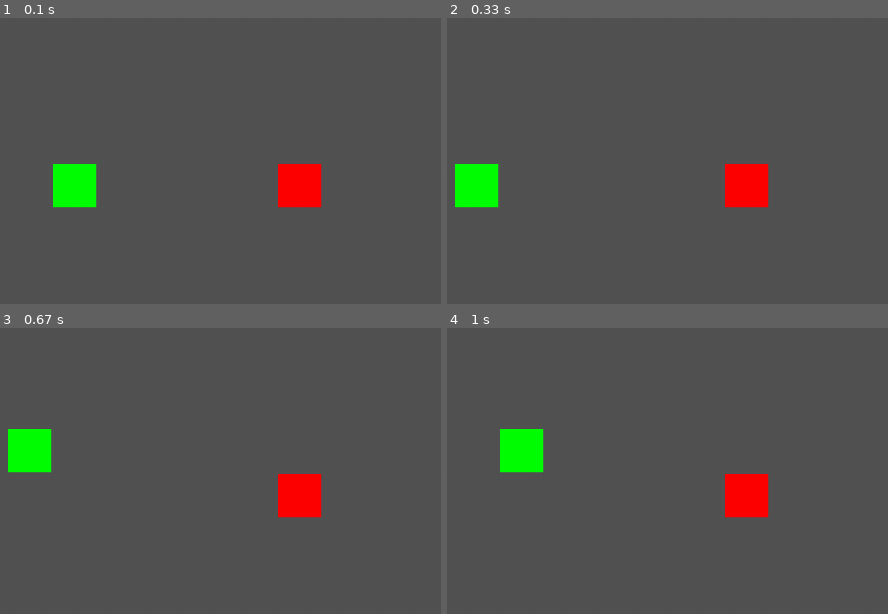
Above: before the commit, frames 1-4 (two rows, left to right).
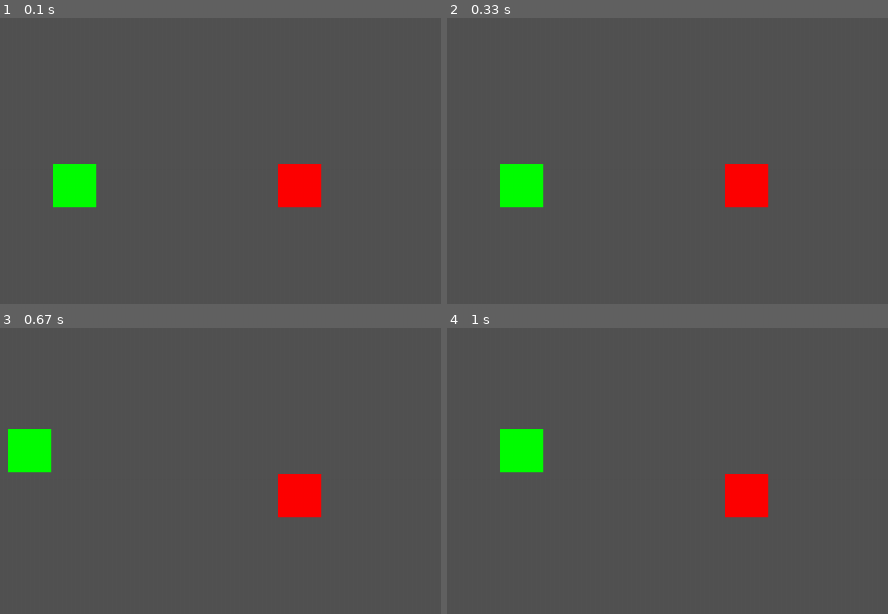
Above: after the commit, the same moments.

Repository: SchArthur/pyGames
Game: pygame game, started from snake.py
Same seed, same stepped clock (60 frames per second), same inputs: the game is played once before the commit and once after it.
Inputs:
- Up to frame 1 (0.1 s): no input
- Up to frame 2 (0.33 s): no input
- Up to frame 3 (0.67 s): tap Z at 0.33 s
- Up to frame 4 (1 s): hold D from 0.67 s (still down)
The pictures show only the part of the screen within x 43-93%, y 50-100%; the shares and areas given below are measured in that part.

Frame 1 is identical in both runs. In frame 2, 3.1% of the frame differs, in the area x 1-22%, y 51-67%; in frame 3, nothing differs; in frame 4, nothing differs.

Commit message:
draw text apres le serpent

Diff:
--- a/snake.py
+++ b/snake.py
@@ -28,16 +28,17 @@
             self.fenetre.fill('#535353')
 
             # RENDER YOUR GAME HERE
+            if serpent.is_alive != True:
+                break
+            serpent.draw()
+            serpent.move()
             score_obj = gui_text(72, (25, 25), self.fenetre)
             score_obj.draw(str(serpent.score), 'black')
 
             vitesse_obj = gui_text(38, (25, 135), self.fenetre)
             vitesse_obj.draw("Speed/Vitesse : " + str(round(serpent.speed, 2)) + "x", 'black')
 
-            serpent.move()
-            if serpent.is_alive != True:
-                break
-            serpent.draw()
+
 
             #inputs
             keys = pygame.key.get_pressed()
